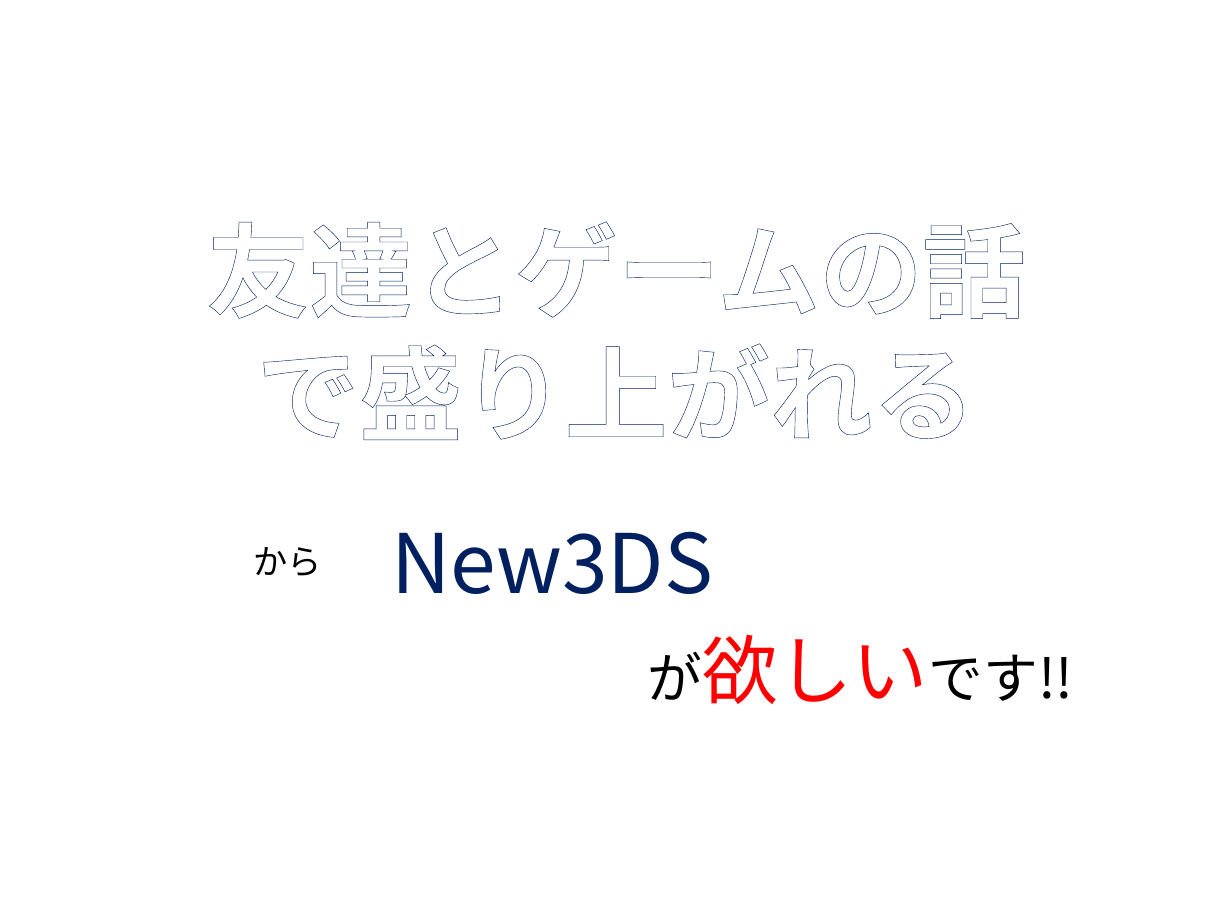
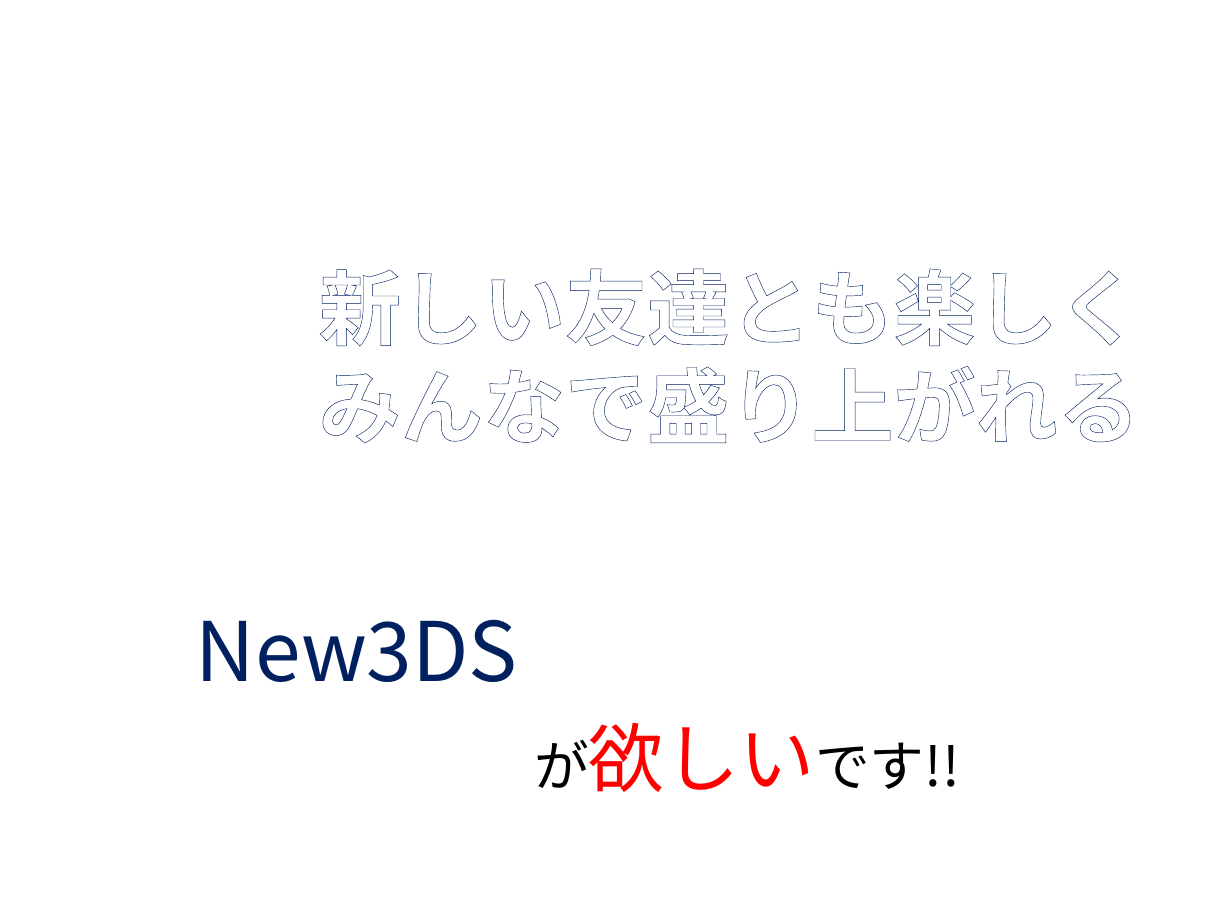
Before and after one commit to enpit2016fun/pbl_f, a slide deck: slide 10 of RPG風.pptx. Drawn at 1232x924 pixels with LibreOffice and Linux fonts; fonts in the diff are those of the drawing; background and template pictures are left out. Boxes give left, top, right and bottom in pixels: in the first picture for what was removed or moved away, otherwise in the second. Text is boxed around its words. In the diff, an @@ line names an element or a change of style, - is before the commit and + after.

```diff
--- a/RPG風.pptx
+++ b/RPG風.pptx
@@ text at box(319, 268, 1140, 444): text changed; size 60 to 48 pt @@
-友達とゲームの話で盛り上がれる
+新しい友達とも楽しく
+みんなで盛り上がれる
@@ text removed at box(254, 547, 322, 576) @@
-から
@@ text "New3DS": place and size @@
-text "New3DS" at box(391, 531, 713, 594)
+text "New3DS" at box(196, 619, 518, 682)
@@ text "が欲しいです!!": place and size @@
-text "が欲しいです!!" at box(648, 634, 1073, 704)
+text "が欲しいです!!" at box(534, 722, 960, 792)
```
Also in this commit, not shown: 1 other slide changed, 4 slides added, 3 slides removed.
